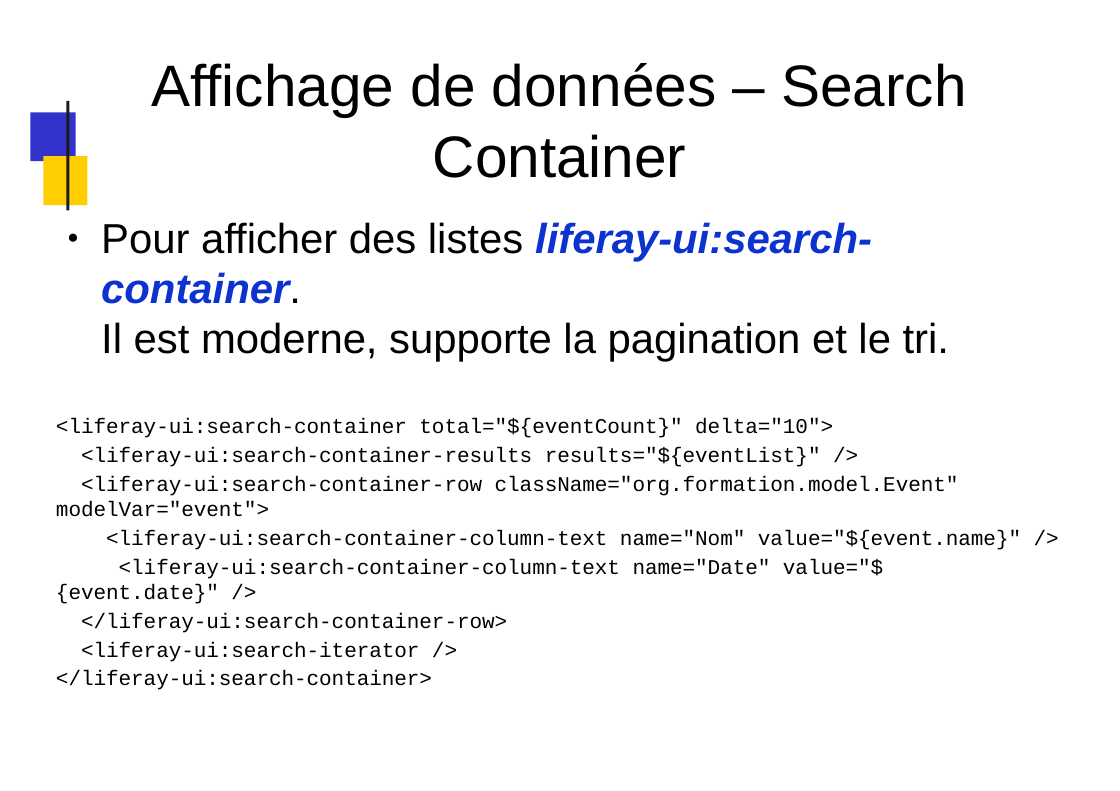
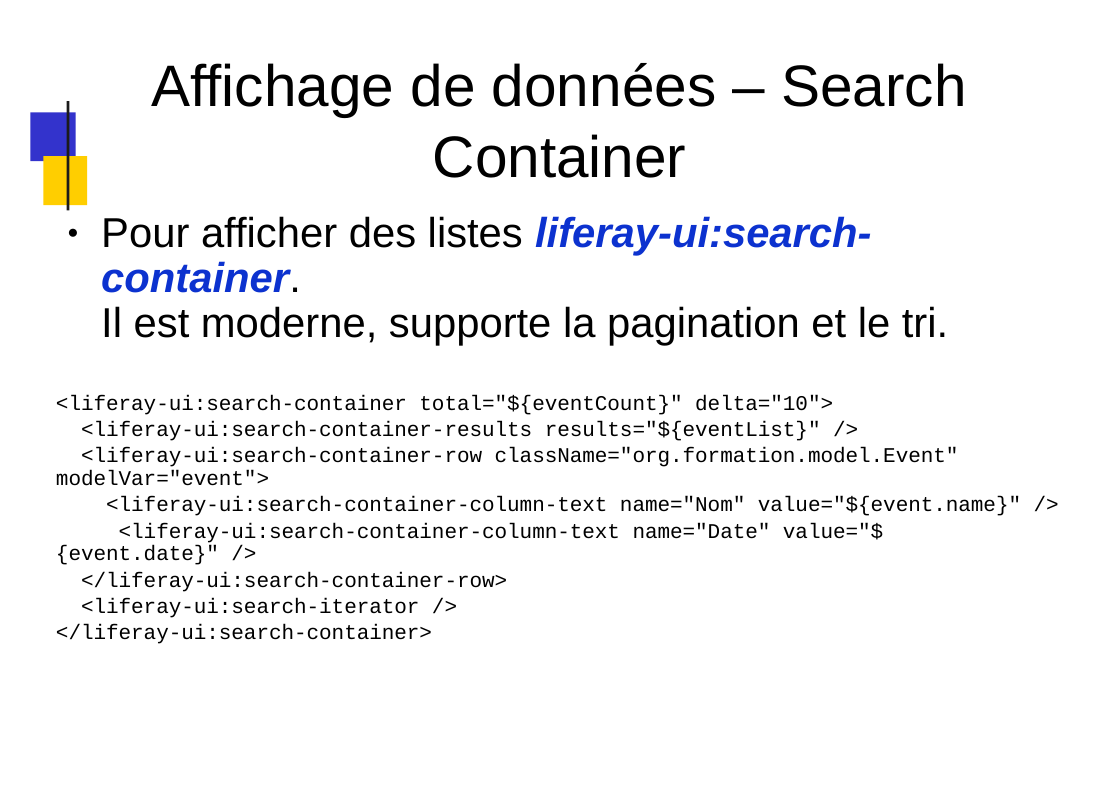
Before and after one commit to dthibau/liferay, a slide deck: slide 157 of Lrd7.pptx. Drawn at 1120x791 pixels with LibreOffice and Linux fonts; fonts in the diff are those of the drawing; background and template pictures are left out. Boxes give left, top, right and bottom in pixels: in the first picture for what was removed or moved away, otherwise in the second. Text is boxed around its words. In the diff, an @@ line names an element or a change of style, - is before the commit and + after.

```diff
--- a/Lrd7.pptx
+++ b/Lrd7.pptx
@@ text "Pour afficher des listes liferay-ui:search-container. ..." at (56,216,1021,644): line spacing 1 to 0.9 @@
```
Also in this commit, not shown: 213 other slides changed, 1 slide added, 1 slide removed, 1 other file.
